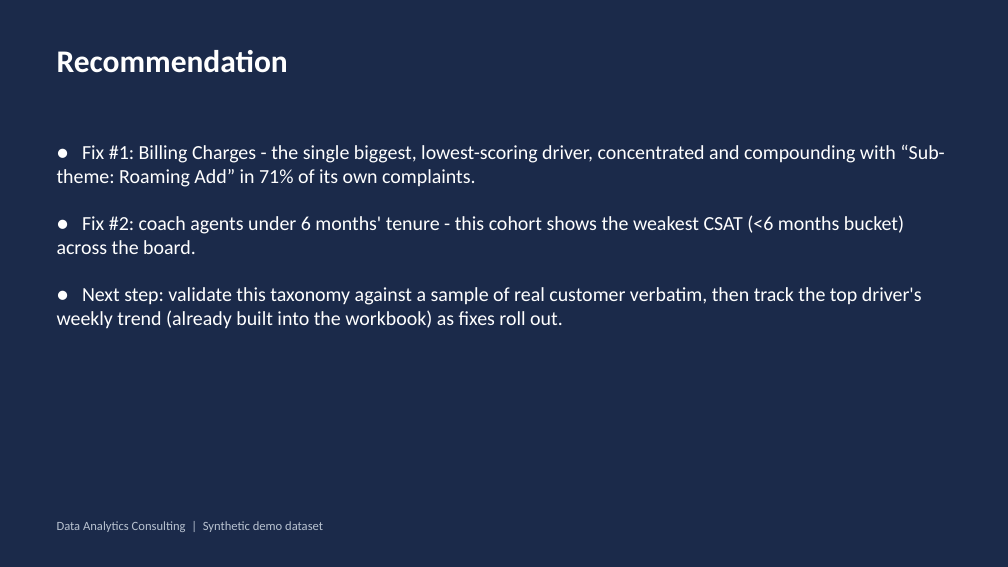
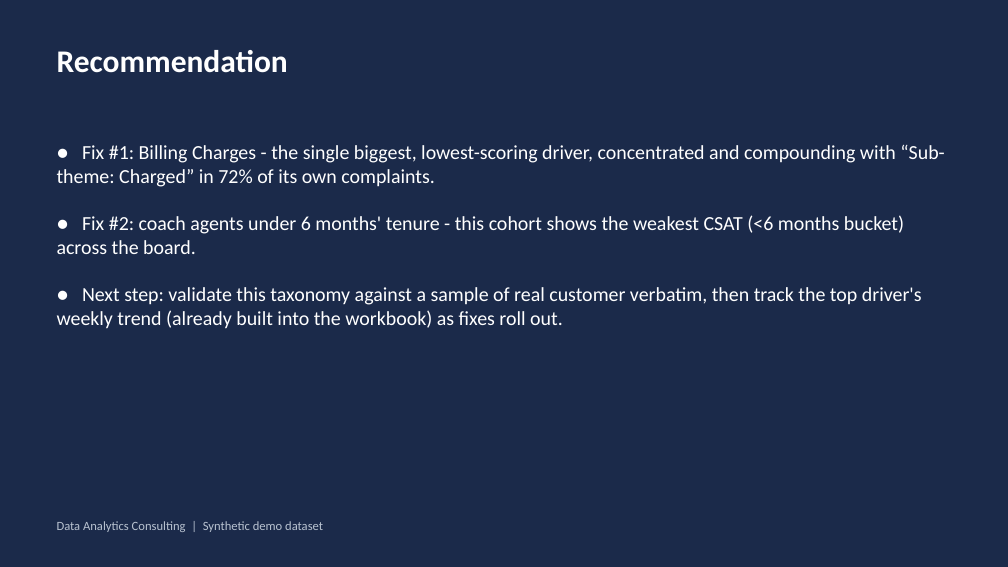
Before and after one commit to rameshpennam/ds-use-cases, a slide deck: slide 6 of usecase1_csat_nlp_rootcause/final_output/usecase1_csat_summary.pptx. Drawn at 1008x567 pixels with LibreOffice and Linux fonts; fonts in the diff are those of the drawing. Boxes give left, top, right and bottom in pixels: in the first picture for what was removed or moved away, otherwise in the second. Text is boxed around its words. In the diff, an @@ line names an element or a change of style, - is before the commit and + after.

```diff
--- a/usecase1_csat_nlp_rootcause/final_output/usecase1_csat_summary.pptx
+++ b/usecase1_csat_nlp_rootcause/final_output/usecase1_csat_summary.pptx
@@ text at [57,145,944,187]: text changed @@
-● Fix #1: Billing Charges - the single biggest, lowest-scoring driver, concentrated and compounding with “Sub-theme: Roaming Add” in 71% of its own complaints.
+● Fix #1: Billing Charges - the single biggest, lowest-scoring driver, concentrated and compounding with “Sub-theme: Charged” in 72% of its own complaints.
```
Also in this commit, not shown: 2 other slides changed, 8 other files.
